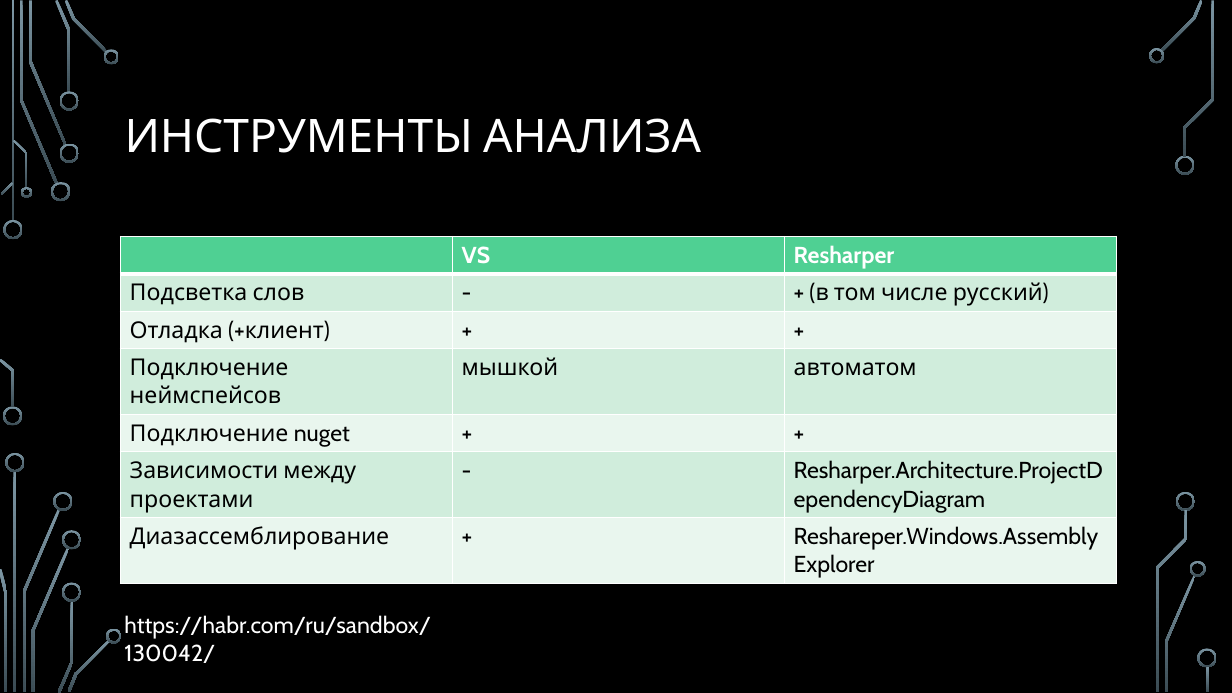
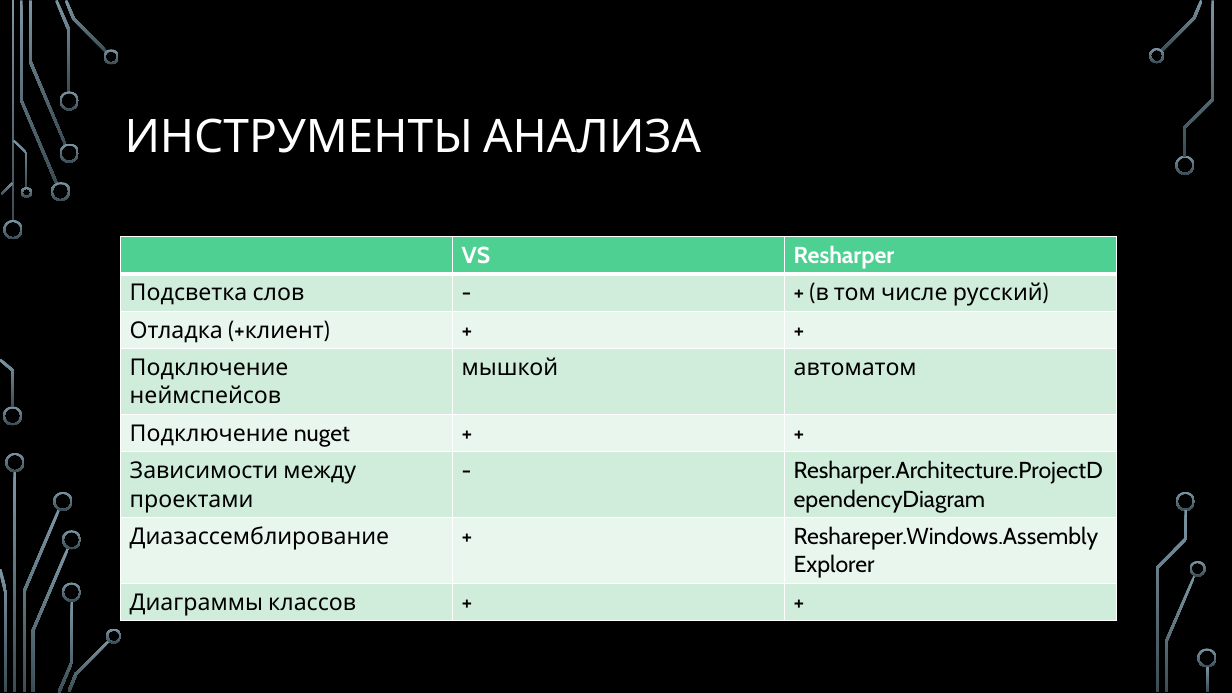
Before and after one commit to sergeyryskulov/Presentations, a slide deck: slide 18 of 09. Среда разработки/Среда разработки.pptx (slide 16 before the commit). Drawn at 1232x693 pixels with LibreOffice and Linux fonts; fonts in the diff are those of the drawing; background and template pictures are left out. Boxes give left, top, right and bottom in pixels: in the first picture for what was removed or moved away, otherwise in the second. Text is boxed around its words. In the diff, an @@ line names an element or a change of style, - is before the commit and + after.

```diff
--- a/09. Среда разработки/Среда разработки.pptx
+++ b/09. Среда разработки/Среда разработки.pptx
@@ table at <box>120,237,1116,619</box> @@
+row 8: Диаграммы классов | + | +
@@ text removed at <box>124,615,431,663</box> @@
-https://habr.com/ru/sandbox/130042/
```
Also in this commit, not shown: 4 other slides changed, 3 slides added.
